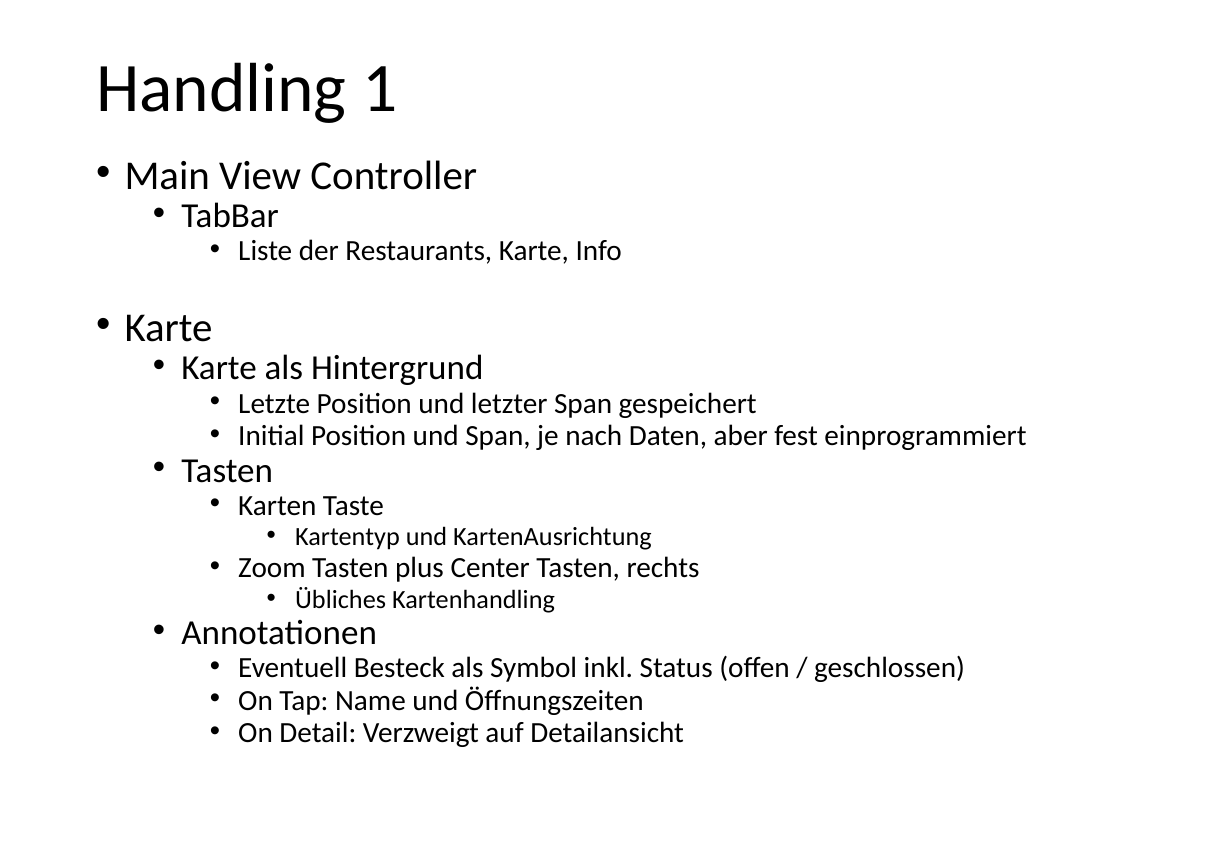
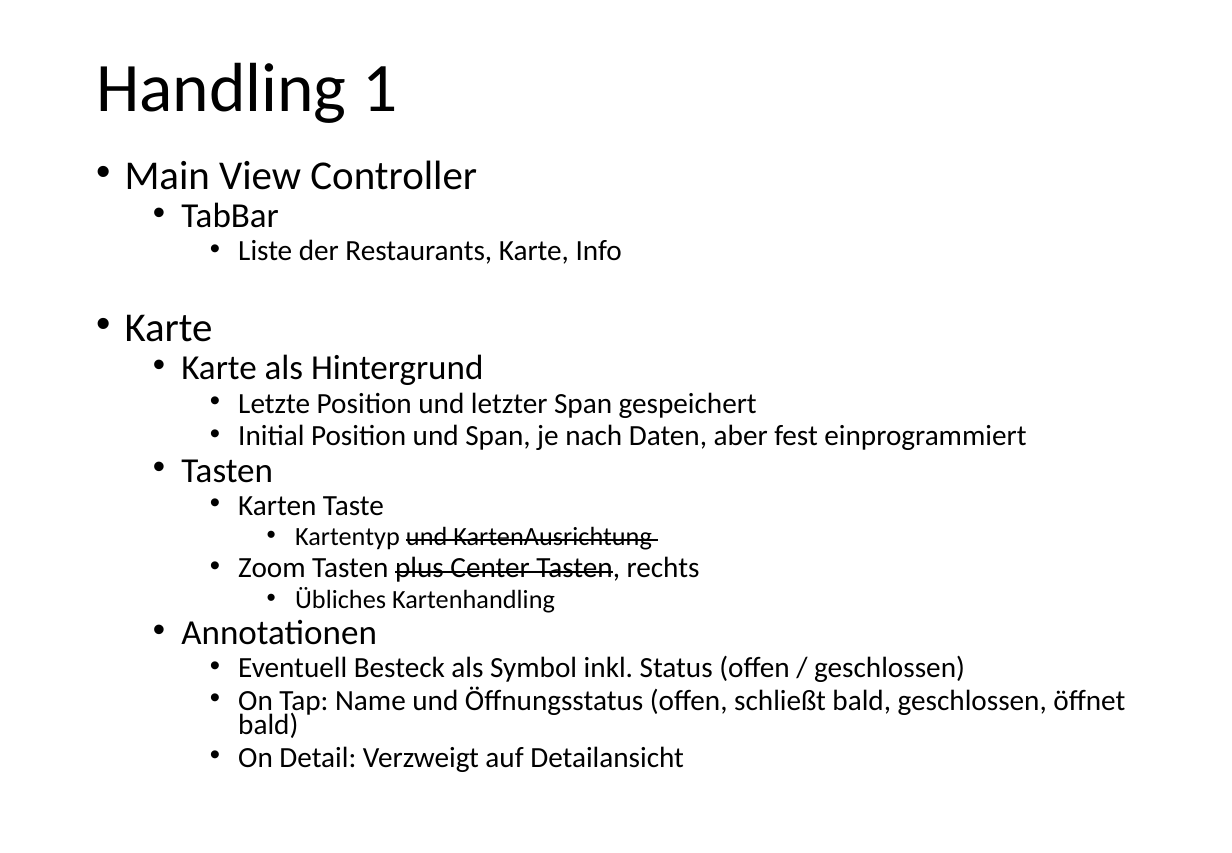
Before and after one commit to hobrink1/TaRest, a slide deck: slide 3 of PowerPoints/TaRest Notizen.pptx. Drawn at 1232x853 pixels with LibreOffice and Linux fonts; fonts in the diff are those of the drawing; background and template pictures are left out. Boxes give left, top, right and bottom in pixels: in the first picture for what was removed or moved away, otherwise in the second. Text is boxed around its words. In the diff, an @@ line names an element or a change of style, - is before the commit and + after.

```diff
--- a/PowerPoints/TaRest Notizen.pptx
+++ b/PowerPoints/TaRest Notizen.pptx
@@ text at bbox=[238, 526, 700, 582]: strikethrough on in "und KartenAusrichtung", "plus Center Tasten," @@
@@ text at bbox=[238, 686, 1125, 738]: text changed @@
-    • On Tap: Name und Öffnungszeiten
+    • On Tap: Name und Öffnungsstatus (offen, schließt bald, geschlossen, öffnet bald)
```
Also in this commit, not shown: 8 other slides changed, 1 slide added, 1 slide removed, 6 other files.
